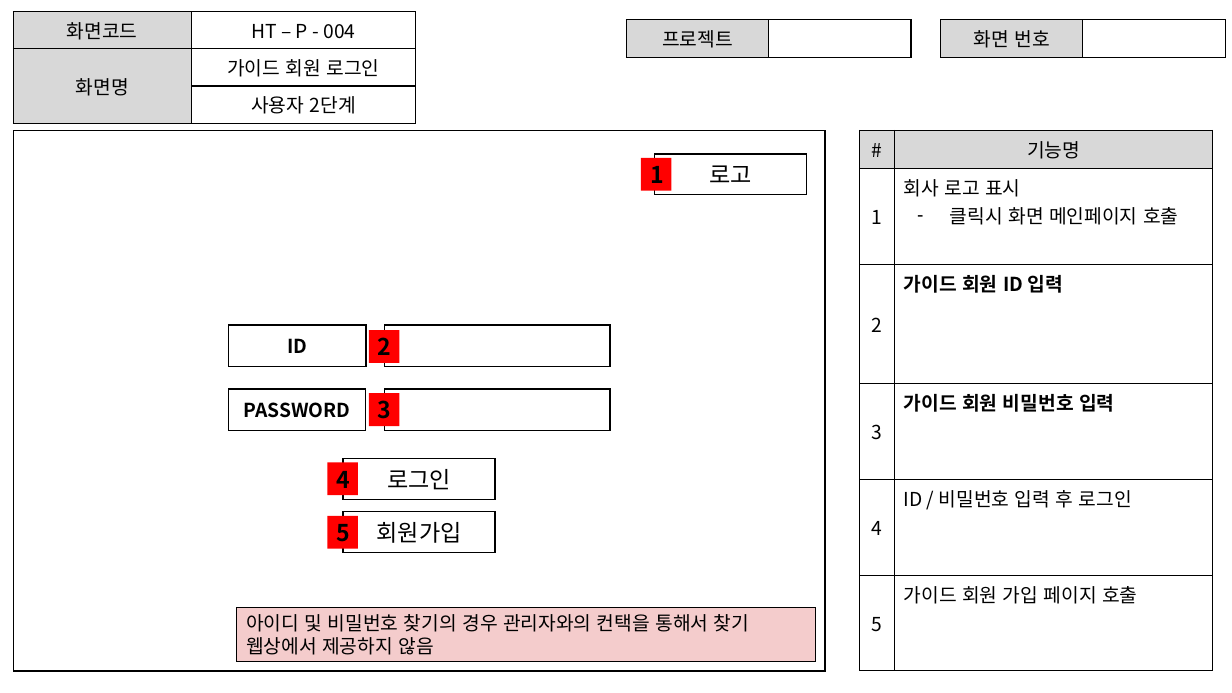
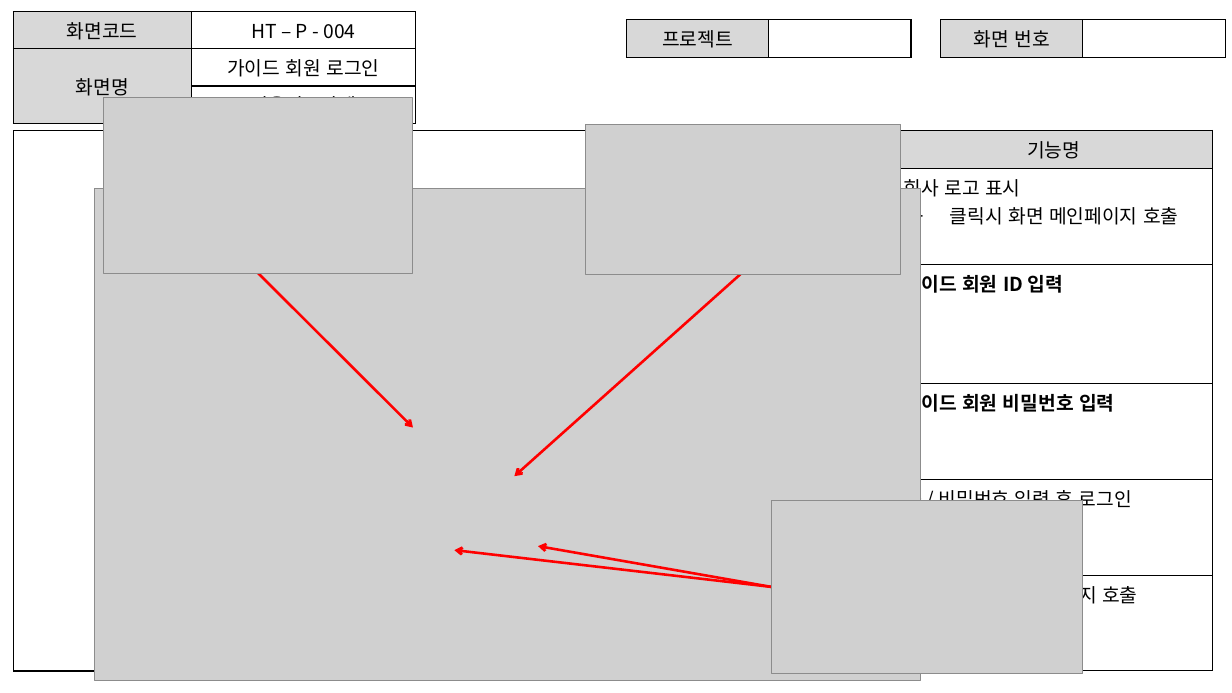
Before and after one commit to ezenteam2/TripMate, a slide deck: slide 19 of 0131 project02 최종발표 2조.pptx (slide 20 before the commit). Drawn at 1232x693 pixels with LibreOffice and Linux fonts; fonts in the diff are those of the drawing; grey boxes stand for pictures. Boxes give left, top, right and bottom in pixels: in the first picture for what was removed or moved away, otherwise in the second. Text is boxed around its words. In the diff, an @@ line names an element or a change of style, - is before the commit and + after.

```diff
--- a/0131 project02 최종발표 2조.pptx
+++ b/0131 project02 최종발표 2조.pptx
@@ rectangle removed at (641, 158, 672, 190) @@
-1
@@ rectangle removed at (654, 154, 806, 195) @@
-로고
@@ rectangle removed at (228, 325, 366, 367) @@
-ID
@@ rectangle removed at (384, 325, 610, 367) @@
@@ rectangle removed at (369, 330, 399, 362) @@
-2
@@ rectangle removed at (228, 389, 366, 431) @@
-PASSWORD
@@ rectangle removed at (384, 389, 610, 431) @@
@@ rectangle removed at (369, 394, 399, 426) @@
-3
@@ rectangle removed at (327, 463, 358, 495) @@
-4
@@ rectangle removed at (343, 458, 494, 499) @@
-로그인
@@ group added at (94, 98, 1082, 680): 4 pictures, 4 arrows @@
@@ rectangle removed at (327, 516, 358, 548) @@
-5
@@ rectangle removed at (343, 512, 494, 553) @@
-회원가입
@@ rectangle removed at (237, 607, 815, 662) @@
-아이디 및 비밀번호 찾기의 경우 관리자와의 컨택을 통해서 찾기
-웹상에서 제공하지 않음
```
Also in this commit, not shown: 7 other slides changed, 4 slides added, 25 slides removed.
